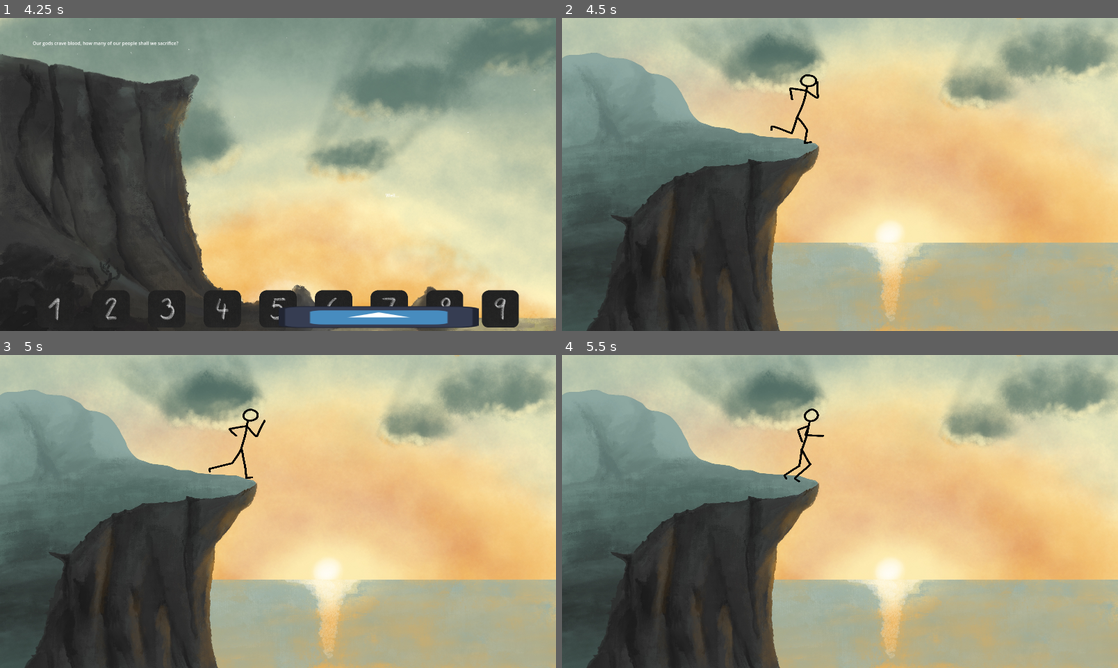
Above: before the commit, frames 1-4 (two rows, left to right).
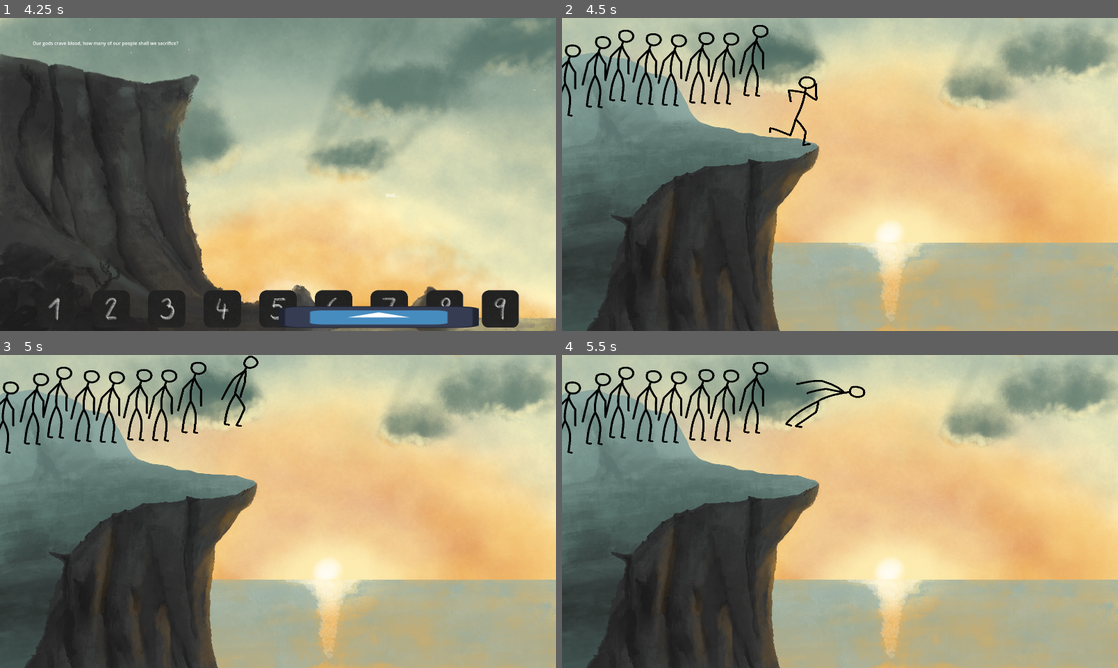
Above: after the commit, the same moments.

Repository: matouseek/game-jam-25
Game: Godot game, scene res://scenes/minigames/sacrifice.tscn
The game is run twice, just before and just after one commit, with the same random seed, the same clock (stepped at 60 frames per second) and the same inputs. The project has no main scene, so this scene is started directly. The engine's default icon, where the game draws it, is replaced by a stand-in: a white triangle on a blue panel in a dark square. A sky picture missing from this copy of the repository is replaced by a grey-blue gradient. Sound files missing from this copy of the repository are replaced by a short silence.
Inputs (mouse positions are in pixels of both pictures, inside the frame that each line leads up to):
- Up to frame 1 (4.25 s): click "Play" at 0.5 s; tap Enter at 1.25, 2.75 s; move the mouse to (400, 158) at 1.27 s; hold D (right) 1.28-2.03 s; tap Space (shoot) at 1.35, 2, 2.1, 2.85, 3.6 s; move the mouse to (166, 190) at 2.02 s; hold S (down) 2.03-2.78 s; move the mouse to (333, 105) at 2.77 s; hold D (right) 2.78-3.53 s; move the mouse to (250, 237) at 3.52 s; hold W (up) from 3.53 s (still down)
- Up to frame 2 (4.5 s): release W (up) at 4.25 s; click (617, 309) at 4.25 s
- Up to frame 3 (5 s): no input
- Up to frame 4 (5.5 s): move the mouse to (1006, 558) at 5.02 s; hold A (left) from 5.03 s (still down); tap Space (shoot) at 5.1 s

Frame 1 is identical in both runs. In frame 2, 2.5% of the frame differs, in the area x 0-47%, y 2-41%; in frame 3, 2.7%; in frame 4, 2.7%, in the area x 0-55%, y 2-41%.

Commit message:
update falling but it is shit

Diff:
--- a/scenes/person.tscn
+++ b/scenes/person.tscn
@@ -1,7 +1,19 @@
-[gd_scene load_steps=12 format=3 uid="uid://ejh0pen6n247"]
+[gd_scene load_steps=24 format=3 uid="uid://ejh0pen6n247"]
 
 [ext_resource type="Script" path="res://scripts/person.gd" id="1_vcmnd"]
-[ext_resource type="Texture2D" uid="uid://bjnlxk4t5liyb" path="res://assets/cliff/StickmanCliff2/Falling/Falling1.png" id="2_uxg8x"]
+[ext_resource type="Texture2D" uid="uid://bnfloph4ia412" path="res://assets/cliff/StickmanCliff2/Falling/Falling1.png" id="2_uxg8x"]
+[ext_resource type="Texture2D" uid="uid://nmpsqox26h8v" path="res://assets/cliff/StickmanCliff2/Falling/Falling0.png" id="3_dfvnj"]
+[ext_resource type="Texture2D" uid="uid://bk488srpimqmk" path="res://assets/cliff/StickmanCliff2/Falling/Falling2.png" id="4_djmbo"]
+[ext_resource type="Texture2D" uid="uid://csuvhypxr3tm" path="res://assets/cliff/StickmanCliff2/Falling/Falling3.png" id="5_afmk3"]
+[ext_resource type="Texture2D" uid="uid://bcjygwngu2xhv" path="res://assets/cliff/StickmanCliff2/Falling/Falling4.png" id="6_41xlk"]
+[ext_resource type="Texture2D" uid="uid://8di5vvinyctq" path="res://assets/cliff/StickmanCliff2/Falling/Falling5.png" id="7_r4xd2"]
+[ext_resource type="Texture2D" uid="uid://bb7ij5e0dv24v" path="res://assets/cliff/StickmanCliff2/Falling/Falling6.png" id="8_om2vr"]
+[ext_resource type="Texture2D" uid="uid://cdbr53l2d5tu0" path="res://assets/cliff/StickmanCliff2/Falling/Falling7.png" id="9_5b7ji"]
+[ext_resource type="Texture2D" uid="uid://bsr13ggjimbnk" path="res://assets/cliff/StickmanCliff2/Falling/Falling8.png" id="10_utm2b"]
+[ext_resource type="Texture2D" uid="uid://dr56w6bfmd0ch" path="res://assets/cliff/StickmanCliff2/Falling/Falling9.png" id="11_6qd8c"]
+[ext_resource type="Texture2D" uid="uid://c3ltg3pvoi6xg" path="res://assets/cliff/StickmanCliff2/Falling/Falling10.png" id="12_5j6oj"]
+[ext_resource type="Texture2D" uid="uid://dgljn6qkejlec" path="res://assets/cliff/StickmanCliff2/Falling/Falling11.png" id="13_t4f5g"]
+[ext_resource type="Texture2D" uid="uid://y61680pwkr6e" path="res://assets/cliff/StickmanCliff2/Falling/Falling12.png" id="14_03qpo"]
 [ext_resource type="Texture2D" uid="uid://cpb3fej5eo6sq" path="res://assets/cliff/StickmanCliff2/Running/Running0.png" id="15_nl454"]
 [ext_resource type="Texture2D" uid="uid://db346bown6or0" path="res://assets/cliff/StickmanCliff2/Running/Running1.png" id="16_4si8n"]
 [ext_resource type="Texture2D" uid="uid://0pt8884pjyit" path="res://assets/cliff/StickmanCliff2/Running/Running2.png" id="17_qpxcw"]
@@ -20,7 +32,46 @@
 "name": &"default",
 "speed": 5.0
 }, {
-"frames": [],
+"frames": [{
+"duration": 1.0,
+"texture": ExtResource("3_dfvnj")
+}, {
+"duration": 1.0,
+"texture": ExtResource("2_uxg8x")
+}, {
+"duration": 1.0,
+"texture": ExtResource("4_djmbo")
+}, {
+"duration": 1.0,
+"texture": ExtResource("5_afmk3")
+}, {
+"duration": 1.0,
+"texture": ExtResource("6_41xlk")
+}, {
+"duration": 1.0,
+"texture": ExtResource("7_r4xd2")
+}, {
+"duration": 1.0,
+"texture": ExtResource("8_om2vr")
+}, {
+"duration": 1.0,
+"texture": ExtResource("9_5b7ji")
+}, {
+"duration": 1.0,
+"texture": ExtResource("10_utm2b")
+}, {
+"duration": 1.0,
+"texture": ExtResource("11_6qd8c")
+}, {
+"duration": 1.0,
+"texture": ExtResource("12_5j6oj")
+}, {
+"duration": 1.0,
+"texture": ExtResource("13_t4f5g")
+}, {
+"duration": 1.0,
+"texture": ExtResource("14_03qpo")
+}],
 "loop": false,
 "name": &"falling",
 "speed": 8.0
@@ -62,10 +113,8 @@
 [node name="Scream" type="AudioStreamPlayer" parent="."]
 
 [node name="Sprite" type="AnimatedSprite2D" parent="."]
-position = Vector2(16, -22)
 scale = Vector2(0.511441, 0.443479)
 sprite_frames = SubResource("SpriteFrames_mtn36")
-animation = &"falling"
 
 [node name="CollisionShape2D" type="CollisionShape2D" parent="."]
 position = Vector2(-124, -390.5)
Not shown, added: assets/cliff/StickmanCliff2/Falling/Falling0.png.import
Not shown, added: assets/cliff/StickmanCliff2/Falling/Falling1.png.import
Not shown, added: assets/cliff/StickmanCliff2/Falling/Falling10.png.import
Not shown, added: assets/cliff/StickmanCliff2/Falling/Falling11.png.import
Not shown, added: assets/cliff/StickmanCliff2/Falling/Falling12.png.import
Not shown, added: assets/cliff/StickmanCliff2/Falling/Falling2.png.import
Not shown, added: assets/cliff/StickmanCliff2/Falling/Falling3.png.import
Not shown, added: assets/cliff/StickmanCliff2/Falling/Falling4.png.import
Not shown, added: assets/cliff/StickmanCliff2/Falling/Falling5.png.import
Not shown, added: assets/cliff/StickmanCliff2/Falling/Falling6.png.import
Not shown, added: assets/cliff/StickmanCliff2/Falling/Falling7.png.import
Not shown, added: assets/cliff/StickmanCliff2/Falling/Falling8.png.import
(and 1 more such lines)
